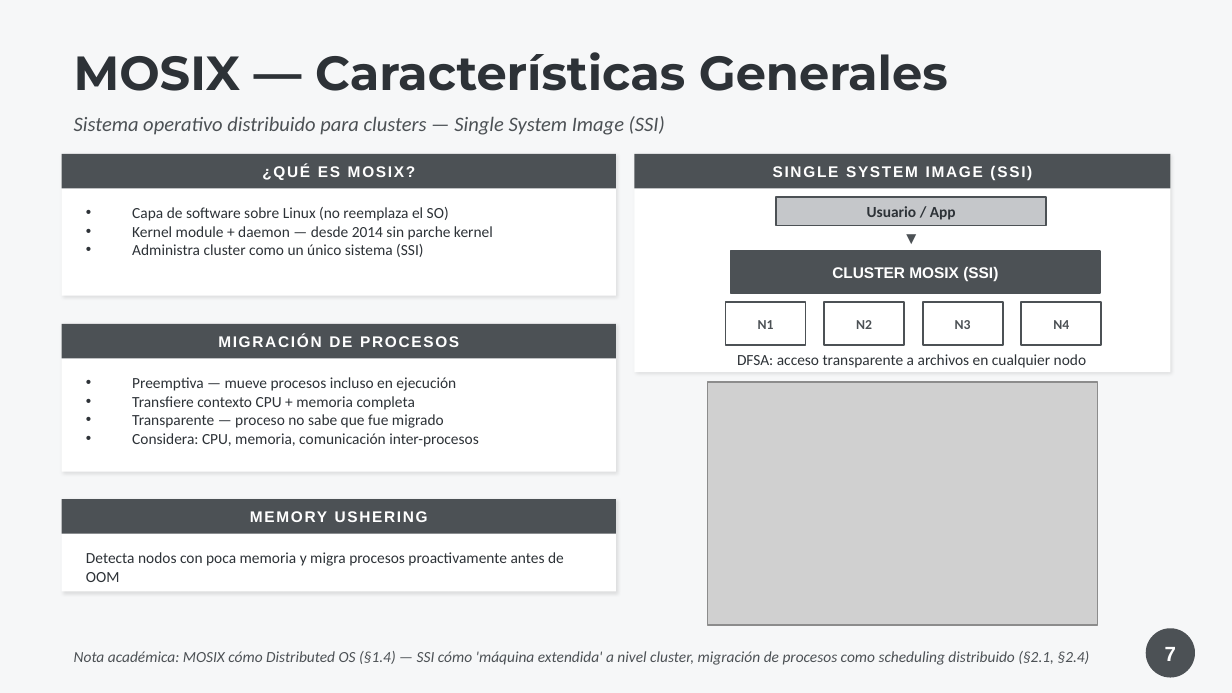
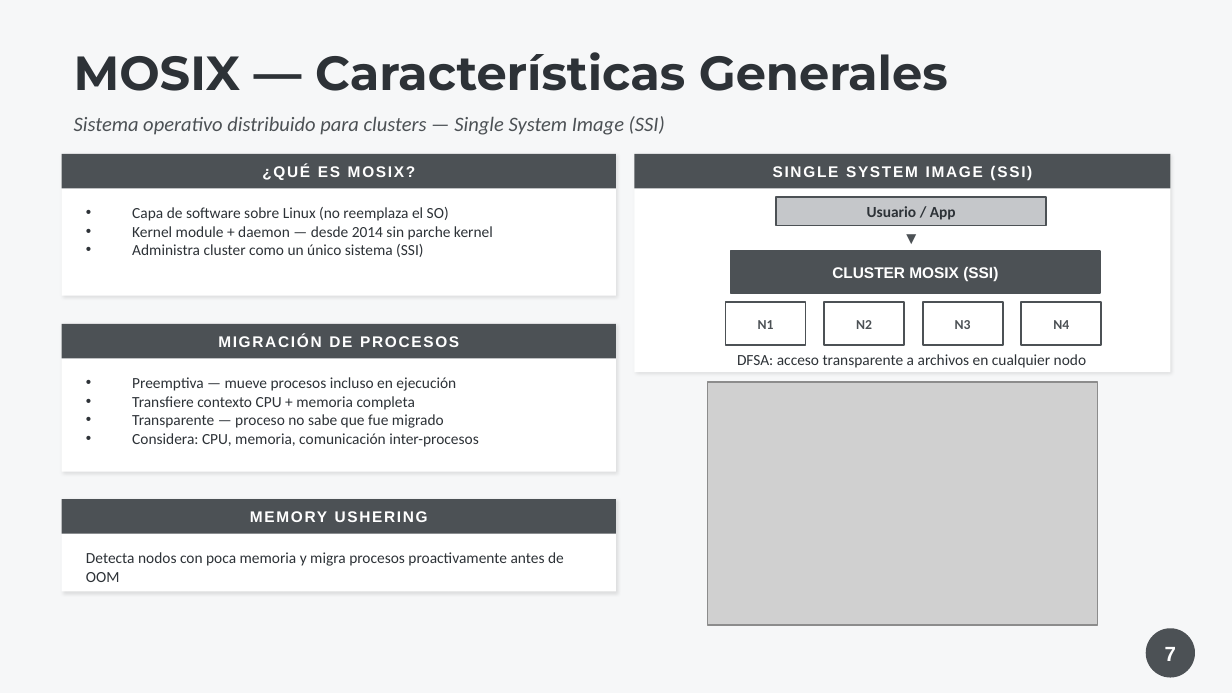
Before and after one commit to LucasIvanCardozo/TP-especial-SO, a slide deck: slide 7 of TP_Especial_Zephyr_MOSIX_v2.pptx. Drawn at 1232x693 pixels with LibreOffice and Linux fonts; fonts in the diff are those of the drawing; grey boxes stand for pictures. Boxes give left, top, right and bottom in pixels: in the first picture for what was removed or moved away, otherwise in the second. Text is boxed around its words. In the diff, an @@ line names an element or a change of style, - is before the commit and + after.

```diff
--- a/TP_Especial_Zephyr_MOSIX_v2.pptx
+++ b/TP_Especial_Zephyr_MOSIX_v2.pptx
@@ text removed at [74,651,1090,665] @@
-Nota académica: MOSIX cómo Distributed OS (§1.4) — SSI cómo 'máquina extendida' a nivel cluster, migración de procesos como scheduling distribuido (§2.1, §2.4)
```
Also in this commit, not shown: 26 other slides changed, 7 other files.
